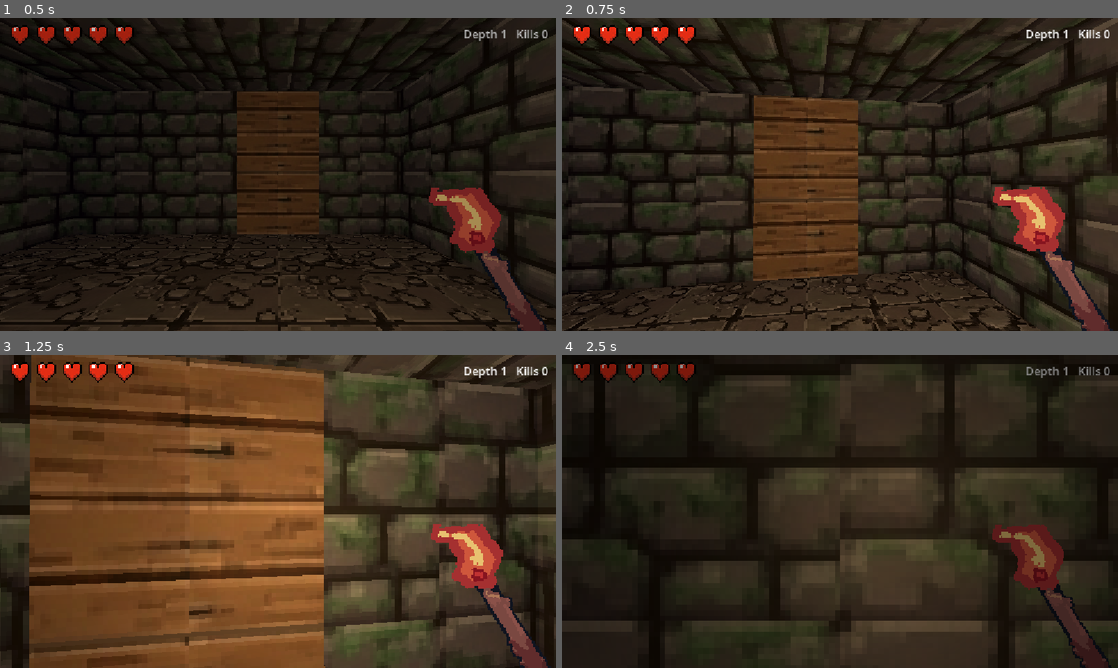
Above: before the commit, frames 1-4 (two rows, left to right).
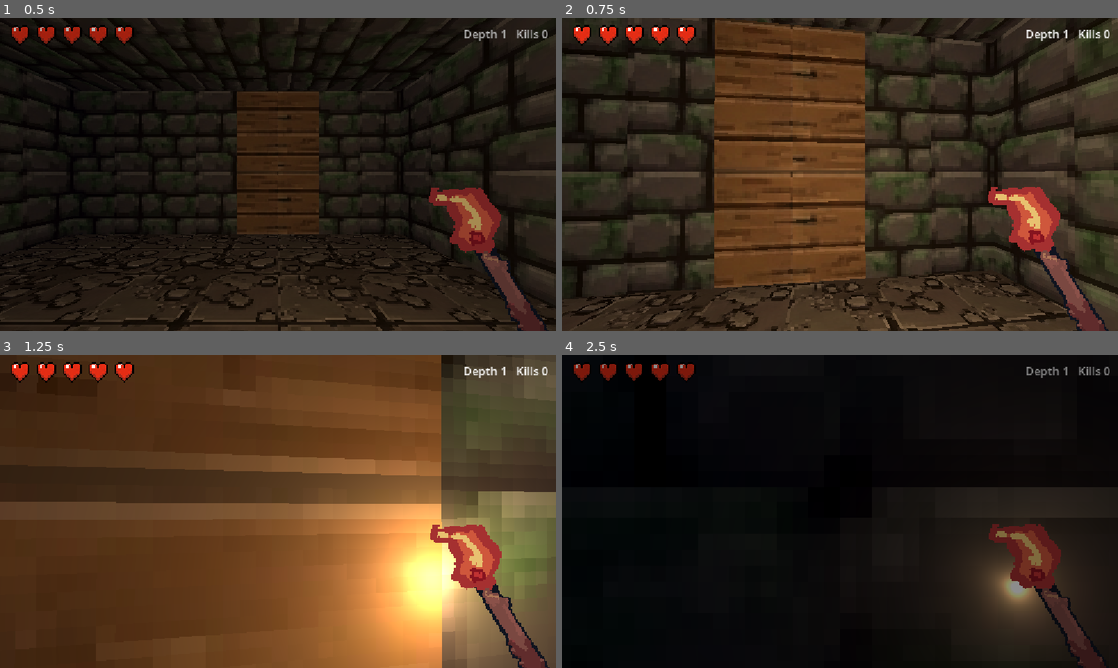
Above: after the commit, the same moments.

Repository: WatcherAtTheThreshold/threshold-deep
Game: Godot game, scene res://scenes/dungeon.tscn
The game is run twice, just before and just after one commit, with the same random seed, the same clock (stepped at 60 frames per second) and the same inputs.
Inputs (mouse positions are in pixels of both pictures, inside the frame that each line leads up to):
- Up to frame 1 (0.5 s): no input
- Up to frame 2 (0.75 s): tap Enter at 0.5 s; move the mouse to (867, 174) at 0.52 s; hold W (move_forward) from 0.53 s (still down); tap Space (jump, bound only before the commit) at 0.6 s
- Up to frame 3 (1.25 s): keep holding W (move_forward); tap Space (jump, bound only before the commit) at 0.77, 1.07 s
- Up to frame 4 (2.5 s): keep holding W (move_forward); move the mouse to (812, 511) at 1.27 s; click (812, 511) at 1.35 s; tap Space (jump, bound only before the commit) at 1.52, 1.55, 1.82, 2.3 s; move the mouse to (851, 505) at 2.02 s; tap R at 2.1 s

Frame 1 is identical in both runs. In frame 2, 43% of the frame differs, in the area x 0-100%, y 0-100%; in frame 3, 67%; in frame 4, 56%.

Commit message:
Mush corpses; replace jump with a forward dash
- mush_dead.png as a flat persistent splat, parked on the floor
  surface whatever size the mush died at
- Space no longer jumps (deliberately no jump - grounded, heavy):
  it dashes ~3x run speed for 0.18s on a 1.1s cooldown, toward your
  movement direction or straight ahead when still

Co-Authored-By: Claude Fable 5 <noreply@anthropic.com>

Diff:
--- a/project.godot
+++ b/project.godot
@@ -46,7 +46,7 @@
 "events": [Object(InputEventKey,"resource_local_to_scene":false,"resource_name":"","device":-1,"window_id":0,"alt_press …(190 unchanged characters)…
 ]
 }
-jump={
+dash={
 "deadzone": 0.5,
 "events": [Object(InputEventKey,"resource_local_to_scene":false,"resource_name":"","device":-1,"window_id":0,"alt_press …(190 unchanged characters)…
 ]
--- a/scripts/mush.gd
+++ b/scripts/mush.gd
@@ -8,6 +8,7 @@
 const TEX_MUSH_2 := preload("res://assets/sprites/mush/mush/mush2.png")
 const TEX_MINI_1 := preload("res://assets/sprites/mush/mini-mush/mini-mush1.png")
 const TEX_MINI_2 := preload("res://assets/sprites/mush/mini-mush/mini-mush2.png")
+const TEX_DEAD := preload("res://assets/sprites/mush/mush_dead.png")
 const WALK_FRAME_TIME := 0.28
 
 const MUSH_MAX_HEALTH := 8
@@ -25,6 +26,7 @@
 var health := MUSH_MAX_HEALTH
 var speed := 1.6
 var damage := 1
+var body_radius := 0.5
 var speed_scale := 1.0
 var merge_cooldown := 0.0
 var attack_timer := 0.0
@@ -149,7 +151,7 @@
 		State.MEGA:
 			frame_a = TEX_MEGA_1
 			frame_b = TEX_MEGA_2
-			$CollisionShape3D.shape.radius = 0.7
+			body_radius = 0.7
 			sprite.position = Vector3(0, 0.3, 0)
 			step_sound.pitch_scale = 0.85
 			speed = 1.2
@@ -157,7 +159,7 @@
 		State.MUSH:
 			frame_a = TEX_MUSH_1
 			frame_b = TEX_MUSH_2
-			$CollisionShape3D.shape.radius = 0.5
+			body_radius = 0.5
 			sprite.position = Vector3(0, 0.5, 0)
 			step_sound.pitch_scale = 1.05
 			speed = 1.6
@@ -165,11 +167,12 @@
 		State.MINI:
 			frame_a = TEX_MINI_1
 			frame_b = TEX_MINI_2
-			$CollisionShape3D.shape.radius = 0.35
+			body_radius = 0.35
 			sprite.position = Vector3(0, 0.15, 0)
 			step_sound.pitch_scale = 1.3
 			speed = 2.8
 			damage = 1
+	$CollisionShape3D.shape.radius = body_radius
 	sprite.texture = frame_a
 
 
@@ -208,7 +211,7 @@
 
 
 func _die(by_player: bool) -> void:
-	# No corpse art yet — fade and sink until a mush splat exists.
+	# The squashed cap stays where it fell, flat like the slime splat.
 	dead = true
 	step_sound.stop()
 	if by_player:
@@ -216,7 +219,11 @@
 	remove_from_group("enemies")
 	remove_from_group("mushes")
 	$CollisionShape3D.set_deferred("disabled", true)
-	var tween := create_tween().set_parallel(true)
-	tween.tween_property(sprite, "modulate:a", 0.0, 0.6)
-	tween.tween_property(sprite, "position:y", sprite.position.y - 0.6, 0.6)
-	tween.chain().tween_callback(queue_free)
+	velocity = Vector3.ZERO
+	sprite.modulate = Color.WHITE
+	sprite.billboard = BaseMaterial3D.BILLBOARD_DISABLED
+	sprite.rotation_degrees = Vector3(-90, 0, 0)
+	# Body center rests at floor + radius; park the splat just above
+	# the floor surface.
+	sprite.position = Vector3(0, 0.03 - body_radius, 0)
+	sprite.texture = TEX_DEAD
--- a/scripts/player.gd
+++ b/scripts/player.gd
@@ -6,7 +6,9 @@
 signal died
 
 const SPEED := 5.0
-const JUMP_VELOCITY := 4.5
+const DASH_SPEED := 14.0
+const DASH_TIME := 0.18
+const DASH_COOLDOWN := 1.1
 const MOUSE_SENSITIVITY := 0.002
 const MAX_HEALTH := 5
 const ATTACK_COOLDOWN := 0.5
@@ -18,6 +20,9 @@
 var attack_damage := 1
 var attack_timer := 0.0
 var invuln_timer := 0.0
+var dash_timer := 0.0
+var dash_cooldown_timer := 0.0
+var dash_dir := Vector3.ZERO
 var controls_enabled := true
 
 @onready var camera: Camera3D = $Camera3D
@@ -68,6 +73,8 @@
 func _physics_process(delta: float) -> void:
 	attack_timer = maxf(attack_timer - delta, 0.0)
 	invuln_timer = maxf(invuln_timer - delta, 0.0)
+	dash_timer = maxf(dash_timer - delta, 0.0)
+	dash_cooldown_timer = maxf(dash_cooldown_timer - delta, 0.0)
 
 	if not is_on_floor():
 		velocity += get_gravity() * delta
@@ -80,12 +87,22 @@
 		_update_step_audio()
 		return
 
-	if Input.is_action_just_pressed("jump") and is_on_floor():
-		velocity.y = JUMP_VELOCITY
-
 	var input_dir := Input.get_vector("move_left", "move_right", "move_forward", "move_back")
 	var direction := (transform.basis * Vector3(input_dir.x, 0.0, input_dir.y)).normalized()
-	if direction:
+
+	# Space: short forward burst on a cooldown. Dashes toward your
+	# movement direction, or straight ahead when standing still.
+	if Input.is_action_just_pressed("dash") and dash_cooldown_timer == 0.0:
+		dash_dir = direction if direction else -global_transform.basis.z
+		dash_dir.y = 0.0
+		dash_dir = dash_dir.normalized()
+		dash_timer = DASH_TIME
+		dash_cooldown_timer = DASH_COOLDOWN
+
+	if dash_timer > 0.0:
+		velocity.x = dash_dir.x * DASH_SPEED
+		velocity.z = dash_dir.z * DASH_SPEED
+	elif direction:
 		velocity.x = direction.x * SPEED
 		velocity.z = direction.z * SPEED
 	else:
Binary file added: assets/sprites/mush/mush_dead.png
Not shown, changed: CLAUDE.md
